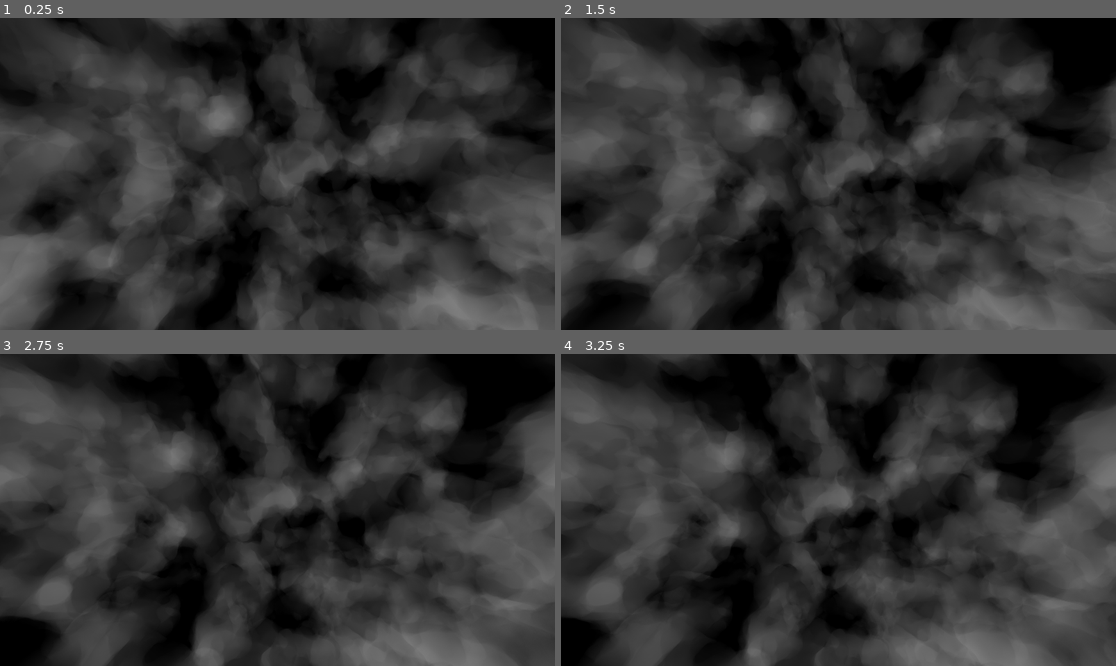
Above: before the commit, frames 1-4 (two rows, left to right).
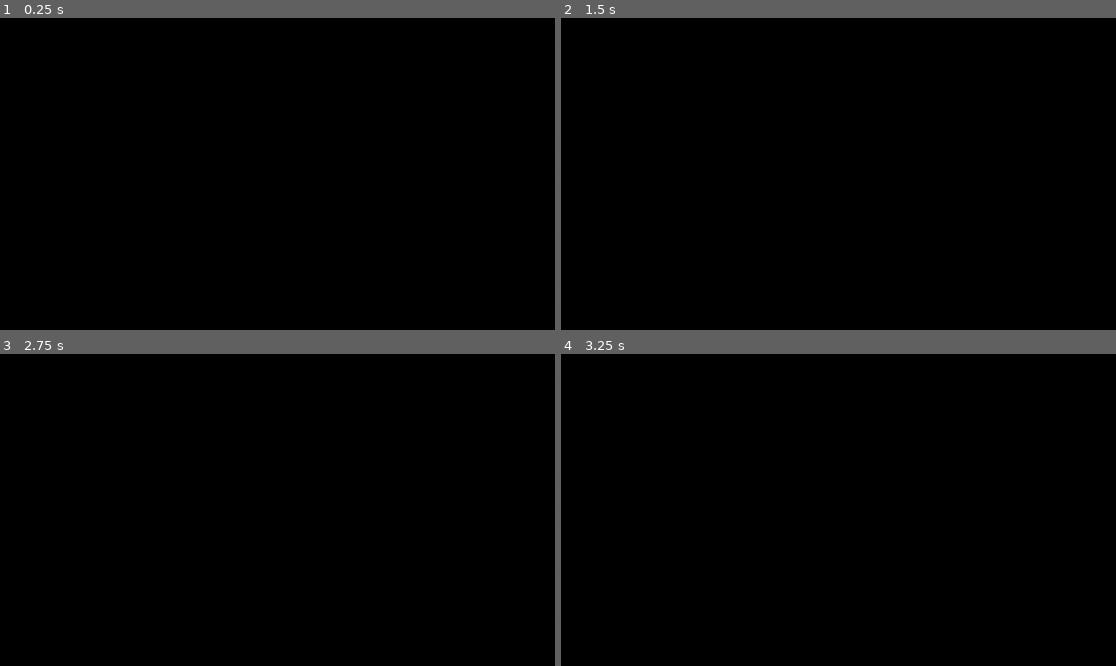
Above: after the commit, the same moments.

Repository: azya0/clouds
Game: Godot game, scene res://node_3d.tscn
Same seed, same stepped clock (60 frames per second), same inputs: the game is played once before the commit and once after it.
Inputs:
- Up to frame 1 (0.25 s): no input
- Up to frame 2 (1.5 s): no input
- Up to frame 3 (2.75 s): no input
- Up to frame 4 (3.25 s): no input

The runs differ from the first frame. In frame 1, 80% of the frame differs, in the area x 0-100%, y 0-100%; in frame 2, 77%; in frame 3, 76%; in frame 4, 76%.

Commit message:
feat(suncast): add ray to sun base

Diff:
--- a/Shaders/Skybox.gdshader
+++ b/Shaders/Skybox.gdshader
@@ -11,16 +11,31 @@
 uniform float form_multiplier		= 0.065;
 
 uniform vec3 light_direction	= vec3(1.0, -1.0, 1.0);
-uniform float density_constant	= 1.0;
-uniform float sun_constant		= 1.0;
+uniform float density_constant	= 0.48;
+uniform float sun_constant		= 0.47;
 uniform vec3 sunlight_color		= vec3(1.0);
 
-uniform float phase_impact_1	= 1.0;
-uniform float phase_impact_2	= 1.0;
-uniform float phase_const_1		= 0.0;
-uniform float phase_const_2		= 0.0;
+uniform float phase_impact_1	= 20.0;
+uniform float phase_impact_2	= 10.0;
+uniform float phase_const_1		= 0.9;
+uniform float phase_const_2		= 0.4;
 
 uniform vec3 wind_way = vec3(1.0, 0.0, 0.0);
+
+render_mode use_debanding;
+
+uniform vec4 sky_top_color : source_color = vec4(0.385, 0.454, 0.55, 1.0);
+uniform vec4 sky_horizon_color : source_color = vec4(0.646, 0.656, 0.67, 1.0);
+uniform float inv_sky_curve : hint_range(1, 100) = 4.0;
+uniform vec4 ground_bottom_color : source_color = vec4(0.2, 0.169, 0.133, 1.0);
+uniform vec4 ground_horizon_color : source_color = vec4(0.646, 0.656, 0.67, 1.0);
+uniform float inv_ground_curve : hint_range(1, 100) = 30.0;
+uniform float sun_angle_max = 0.877;
+uniform float inv_sun_curve : hint_range(1, 100) = 22.78;
+uniform float exposure : hint_range(0, 128) = 1.0;
+
+uniform sampler2D sky_cover : filter_linear, source_color, hint_default_black;
+uniform vec4 sky_cover_modulate : source_color = vec4(1.0, 1.0, 1.0, 1.0);
 
 
 struct RayLimit {
@@ -76,8 +91,40 @@
 }
 
 
+// [-1; 1] -> [0; 1]
+vec3 to_noise_coords(vec3 coords) {
+	return coords / 2.0 + 0.5;
+}
+
+vec3 sphere_intersection(vec3 position, vec3 direction) {
+	float _dot = dot(position, direction);
+	float length_2 = pow(length(position), 2.0);
+	float _sqrt = sqrt(_dot * _dot + 1.0 - length_2);
+
+	return position + direction * (-_dot + _sqrt);
+}
+
+
+float cast_ray_to_sun(vec3 position) {
+	vec3 direction = -normalize(light_direction);
+	vec3 end_position = sphere_intersection(position, direction);
+	vec3 step_size = (end_position - position) / float(sun_steps);
+	float step_length = length(step_size);
+
+	float full_density = 0.0;
+
+	for (int index = 0; index < sun_steps; index++) {
+		full_density += get_density(to_noise_coords(position)) * step_length;
+
+		position += step_size;
+	}
+
+	return full_density;
+}
+
+
 vec4 raymarching(vec3 wind_impact, vec3 direction) {
-	float step_size = 1.0 / float(steps);
+	float step_size = 0.25 / float(steps);
 	vec3 position = 0.75 * direction + wind_impact;
 	vec3 addition = direction * step_size;
 
@@ -87,10 +134,8 @@
 	float cos_teta = max(0, dot(direction, light_direction));
 
 	for (int index = 0; index < steps; index++) {
-		vec3 local_position = position / 2.0 + 0.5; // [-1; 1] -> [0; 1]
-
-		float density = get_density(local_position) * step_size;
-		//float sun_density = cast_ray_to_sun(local_position);
+		float density = get_density(to_noise_coords(position)) * step_size;
+		// float sun_density = cast_ray_to_sun(position);
 		float sun_density = 0.0;
 
 		position += addition;
@@ -116,11 +161,69 @@
 }
 
 
+vec3 get_base(vec3 direction) {
+	float v_angle = clamp(direction.y, -1.0, 1.0);
+	vec3 sky = mix(sky_top_color.rgb, sky_horizon_color.rgb, clamp(pow(1.0 - v_angle, inv_sky_curve), 0.0, 1.0));
+
+	if (LIGHT0_ENABLED) {
+		float sun_angle = dot(LIGHT0_DIRECTION, direction);
+		float sun_size = cos(LIGHT0_SIZE);
+		if (sun_angle > sun_size) {
+			sky = LIGHT0_COLOR * LIGHT0_ENERGY;
+		} else if (sun_angle > sun_angle_max) {
+			float c2 = (sun_size - sun_angle) / (sun_size - sun_angle_max);
+			sky = mix(sky, LIGHT0_COLOR * LIGHT0_ENERGY, clamp(pow(1.0 - c2, inv_sun_curve), 0.0, 1.0));
+		}
+	}
+
+	if (LIGHT1_ENABLED) {
+		float sun_angle = dot(LIGHT1_DIRECTION, direction);
+		float sun_size = cos(LIGHT1_SIZE);
+		if (sun_angle > sun_size) {
+			sky = LIGHT1_COLOR * LIGHT1_ENERGY;
+		} else if (sun_angle > sun_angle_max) {
+			float c2 = (sun_size - sun_angle) / (sun_size - sun_angle_max);
+			sky = mix(sky, LIGHT1_COLOR * LIGHT1_ENERGY, clamp(pow(1.0 - c2, inv_sun_curve), 0.0, 1.0));
+		}
+	}
+
+	if (LIGHT2_ENABLED) {
+		float sun_angle = dot(LIGHT2_DIRECTION, direction);
+		float sun_size = cos(LIGHT2_SIZE);
+		if (sun_angle > sun_size) {
+			sky = LIGHT2_COLOR * LIGHT2_ENERGY;
+		} else if (sun_angle > sun_angle_max) {
+			float c2 = (sun_size - sun_angle) / (sun_size - sun_angle_max);
+			sky = mix(sky, LIGHT2_COLOR * LIGHT2_ENERGY, clamp(pow(1.0 - c2, inv_sun_curve), 0.0, 1.0));
+		}
+	}
+
+	if (LIGHT3_ENABLED) {
+		float sun_angle = dot(LIGHT3_DIRECTION, direction);
+		float sun_size = cos(LIGHT3_SIZE);
+		if (sun_angle > sun_size) {
+			sky = LIGHT3_COLOR * LIGHT3_ENERGY;
+		} else if (sun_angle > sun_angle_max) {
+			float c2 = (sun_size - sun_angle) / (sun_size - sun_angle_max);
+			sky = mix(sky, LIGHT3_COLOR * LIGHT3_ENERGY, clamp(pow(1.0 - c2, inv_sun_curve), 0.0, 1.0));
+		}
+	}
+
+	vec3 ground = mix(ground_bottom_color.rgb, ground_horizon_color.rgb, clamp(pow(1.0 + v_angle, inv_ground_curve), 0.0, 1.0));
+
+	return mix(ground, sky, step(0.0, direction.y)) * exposure;
+}
+
+
 void sky() {
-	vec3 wind_impact = TIME / 10.0 * wind_way;
-	//vec3 wind_impact = vec3(0.0);
-	vec3 direction = EYEDIR;
-
-	vec4 result = raymarching(wind_impact, direction);
-	COLOR = result.rgb;
-}
+	vec3 base = get_base(EYEDIR);
+
+	if (EYEDIR.y >= 0.0) {
+		//vec3 wind_impact = TIME / 10.0 * wind_way;
+		vec3 wind_impact = vec3(0.0);
+		vec3 direction = EYEDIR;
+
+		vec4 result = raymarching(wind_impact, direction);
+		COLOR = result.rgb;
+	}
+}
--- /dev/null
+++ b/Shaders/sky_background_test.gdshader
@@ -0,0 +1,81 @@
+shader_type sky;
+
+uniform vec3 light_direction = vec3(0.0, -1.0, 0.0);
+
+uniform int steps = 32;
+
+
+vec3 sphere_intersection(vec3 position, vec3 direction, float radius) {
+	float _dot = dot(position, direction);
+	float length_2 = pow(length(position), 2.0);
+	float _sqrt = sqrt(_dot * _dot + radius - length_2);
+
+	return position + direction * (-_dot + _sqrt);
+}
+
+float get_height_percent(vec3 position) {
+	return position.y / 6471000.0;
+}
+
+float R_func(float angle) {
+	return 3.0 * PI / 16.0 * (1.0 + angle * angle);
+}
+
+float D(vec3 from, vec3 to, float H_0) {
+	vec3 direction = normalize(to - from);
+	float step_size = distance(to, from) / float(steps);
+	vec3 addition = direction * step_size;
+
+	float result = 0.0;
+
+	for (int index = 0; index < steps; index++) {
+		result += exp(-from.y / H_0) * step_size;
+
+		from += addition;
+	}
+
+	return result;
+}
+
+float to_sun(vec3 position, float H_0) {
+	vec3 to_sun = -normalize(light_direction);
+	vec3 end = sphere_intersection(position, to_sun, 6471000.0);
+
+	return D(position, end, H_0);
+}
+
+vec3 raymarch(vec3 direction, vec3 base, float H_0) {
+	vec3 position = vec3(0.0, 6371000.0, 0.0);
+	vec3 end = sphere_intersection(position, direction, 6471000.0);
+	float step_size = distance(position, end) / float(steps);
+
+	float D_XO = 0.0;
+
+	vec3 result = vec3(0.0);
+
+	for (int index = 0; index < steps; index++) {
+		vec3 addition = exp(-base * (D_XO + to_sun(position, H_0)));
+		addition *= base * exp(-position.y / H_0) * step_size;
+
+		result += addition;
+
+		position += step_size;
+		D_XO += exp(-position.y / H_0) * step_size;
+	}
+
+	return result;
+}
+
+void sky() {
+	float teta = dot(normalize(light_direction), EYEDIR);
+
+	vec3 base = vec3(
+		5.8e-6,
+		13.5e-6,
+		33.1e-6
+	);
+
+	vec3 rel = vec3(1.0) * R_func(teta) * raymarch(EYEDIR, base, 8000.0);
+
+	COLOR = rel;
+}
--- a/node_3d.tscn
+++ b/node_3d.tscn
@@ -59,25 +59,35 @@
 shader_parameter/large_cloud_noise = ExtResource("2_jka67")
 shader_parameter/medium_cloud_noise = ExtResource("3_i5arm")
 shader_parameter/small_cloud_noise = ExtResource("5_jsk3o")
-shader_parameter/steps = 256
-shader_parameter/sun_steps = 2
-shader_parameter/form_multiplier = 0.075
+shader_parameter/steps = 128
+shader_parameter/sun_steps = 0
+shader_parameter/form_multiplier = 0.08
 shader_parameter/light_direction = Vector3(0.408, -0.408, 0.816)
-shader_parameter/density_constant = 1.0
-shader_parameter/sun_constant = 1.0
+shader_parameter/density_constant = 0.48
+shader_parameter/sun_constant = 0.47
 shader_parameter/sunlight_color = Vector3(1, 1, 1)
 shader_parameter/phase_impact_1 = 20.0
 shader_parameter/phase_impact_2 = 10.0
 shader_parameter/phase_const_1 = 0.9
 shader_parameter/phase_const_2 = 0.4
 shader_parameter/wind_way = Vector3(1, 0, 0)
+shader_parameter/sky_top_color = Color(0.385, 0.454, 0.55, 1)
+shader_parameter/sky_horizon_color = Color(0.646, 0.656, 0.67, 1)
+shader_parameter/inv_sky_curve = 4.0
+shader_parameter/ground_bottom_color = Color(0.2, 0.169, 0.133, 1)
+shader_parameter/ground_horizon_color = Color(0.646, 0.656, 0.67, 1)
+shader_parameter/inv_ground_curve = 30.0
+shader_parameter/sun_angle_max = 0.877
+shader_parameter/inv_sun_curve = 22.78
+shader_parameter/exposure = 1.0
+shader_parameter/sky_cover_modulate = Color(1, 1, 1, 1)
 
 [sub_resource type="Sky" id="Sky_4arys"]
 sky_material = SubResource("ShaderMaterial_jsk3o")
 
 [sub_resource type="Environment" id="Environment_6iypd"]
 background_mode = 2
-background_energy_multiplier = 16.0
+background_canvas_max_layer = 1
 sky = SubResource("Sky_4arys")
 
 [node name="Node3D" type="Node3D" unique_id=1865247694]
@@ -92,5 +102,5 @@
 size = Vector3(500, 250, 500)
 material = SubResource("ShaderMaterial_jka67")
 
-[node name="WorldEnvironment" type="WorldEnvironment" parent="." unique_id=14208551]
+[node name="Clouds" type="WorldEnvironment" parent="." unique_id=14208551]
 environment = SubResource("Environment_6iypd")
Not shown, added: Shaders/sky_background_test.gdshader.uid
